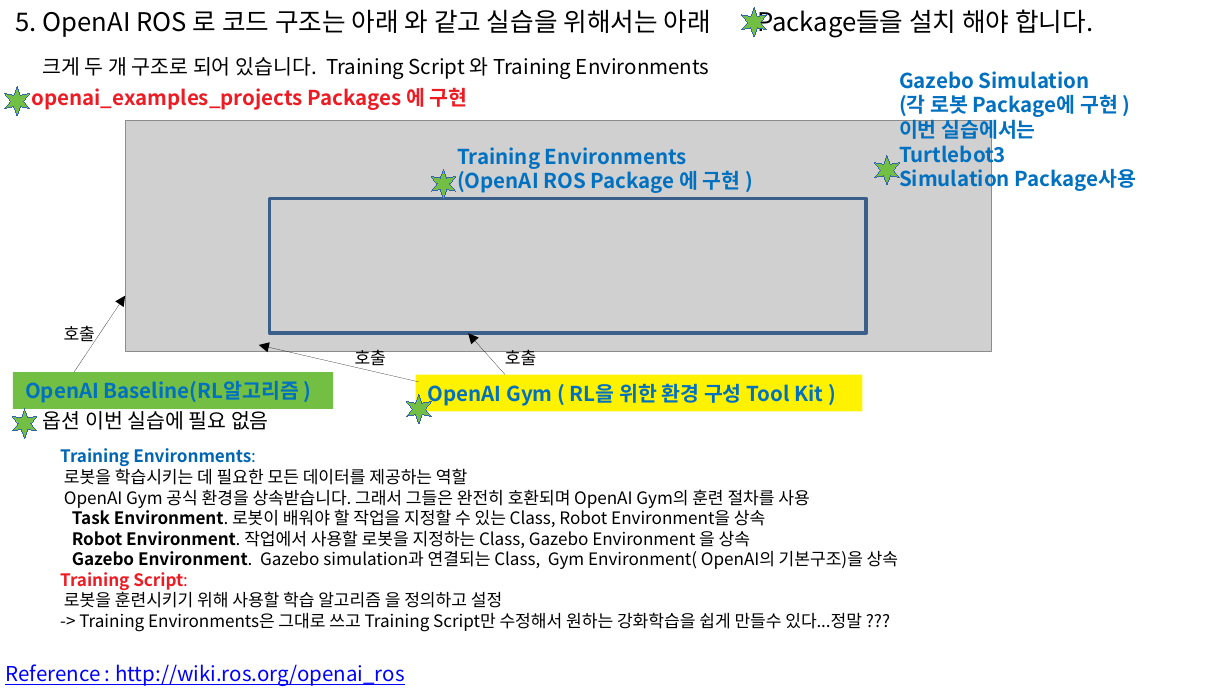
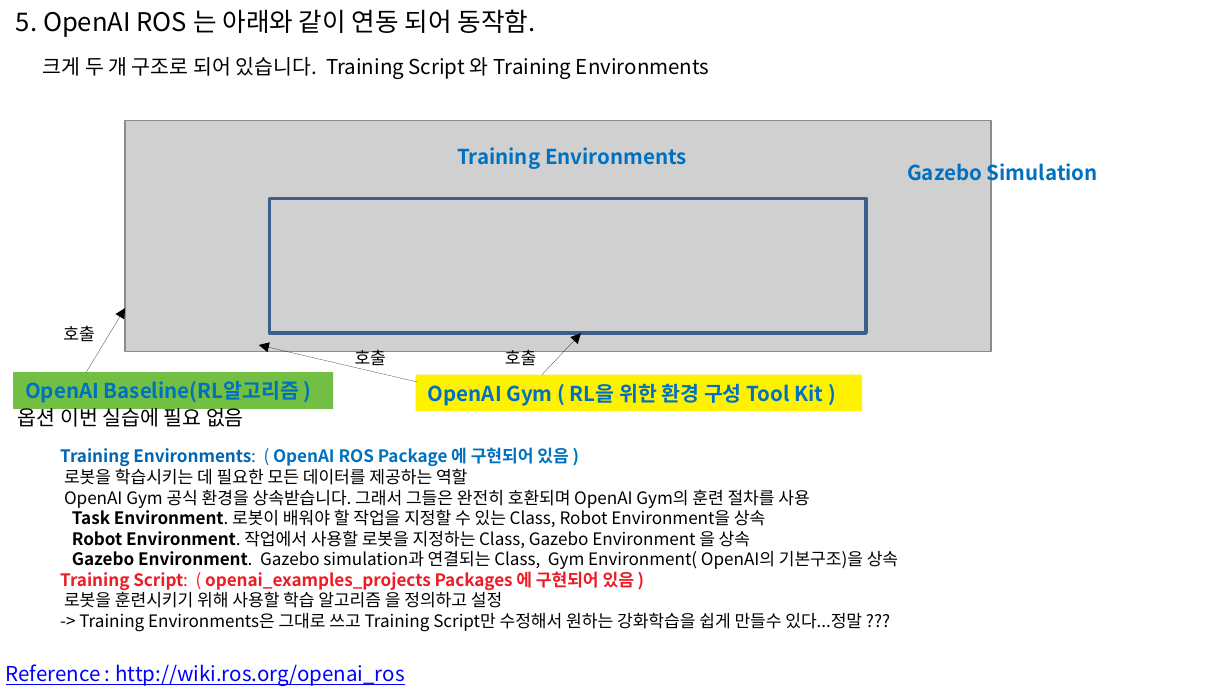
Before and after one commit to jeongam5785/documents, a slide deck: slide 11 of auturbo_2019_spring/auturbo_2019_spring_week5/openai/openai_ros.pptx (slide 7 before the commit). Drawn at 1232x693 pixels with LibreOffice and Linux fonts; fonts in the diff are those of the drawing; grey boxes stand for pictures; background and template pictures are left out. Boxes give left, top, right and bottom in pixels: in the first picture for what was removed or moved away, otherwise in the second. Text is boxed around its words. In the diff, an @@ line names an element or a change of style, - is before the commit and + after.

Commit message:
openai_mody

```diff
--- a/auturbo_2019_spring/auturbo_2019_spring_week5/openai/openai_ros.pptx
+++ b/auturbo_2019_spring/auturbo_2019_spring_week5/openai/openai_ros.pptx
@@ text at box(16, 9, 536, 37): text changed @@
-5. OpenAI ROS 로 코드 구조는 아래 와 같고 실습을 위해서는 아래 Package들을 설치 해야 합니다.
+5. OpenAI ROS 는 아래와 같이 연동 되어 동작함.
@@ freeform shape removed at box(742, 7, 766, 37) @@
@@ freeform shape removed at box(5, 86, 30, 116) @@
@@ text removed at box(31, 87, 468, 110) @@
-openai_examples_projects Packages 에 구현
@@ text removed at box(899, 71, 1137, 192) @@
-Gazebo Simulation
-(각 로봇 Package에 구현 )
-이번 실습에서는
-Turtlebot3
-Simulation Package사용
@@ freeform shape removed at box(431, 169, 456, 198) @@
@@ text at box(457, 168, 741, 193): paragraph removed @@
-(OpenAI ROS Package 에 구현 )
@@ freeform shape removed at box(875, 155, 899, 185) @@
@@ text added at box(907, 160, 1098, 186), 12 pt, text #0070C0, bold @@
+Gazebo Simulation
@@ arrow moved from (74, 372) - (126, 296) to (86, 372) - (126, 308) @@
@@ arrow moved from (505, 375) - (468, 334) to (542, 375) - (582, 333) @@
@@ text "옵션 이번 실습에 필요 없음": place and size @@
-text "옵션 이번 실습에 필요 없음" at box(43, 407, 269, 430)
+text "옵션 이번 실습에 필요 없음" at box(18, 405, 244, 427)
@@ freeform shape removed at box(12, 409, 37, 439) @@
@@ freeform shape removed at box(407, 394, 431, 424) @@
@@ text at box(60, 447, 568, 466): text changed; text colour #0066B3 to #0070C0 @@
-Training Environments:
+Training Environments: ( OpenAI ROS Package 에 구현되어 있음 )
@@ text at box(60, 568, 634, 590): text changed @@
-Training Script:
+Training Script: ( openai_examples_projects Packages 에 구현되어 있음 )
```
Also in this commit, not shown: 7 other slides changed, 10 slides added, 2 slides removed, 1 other file.
